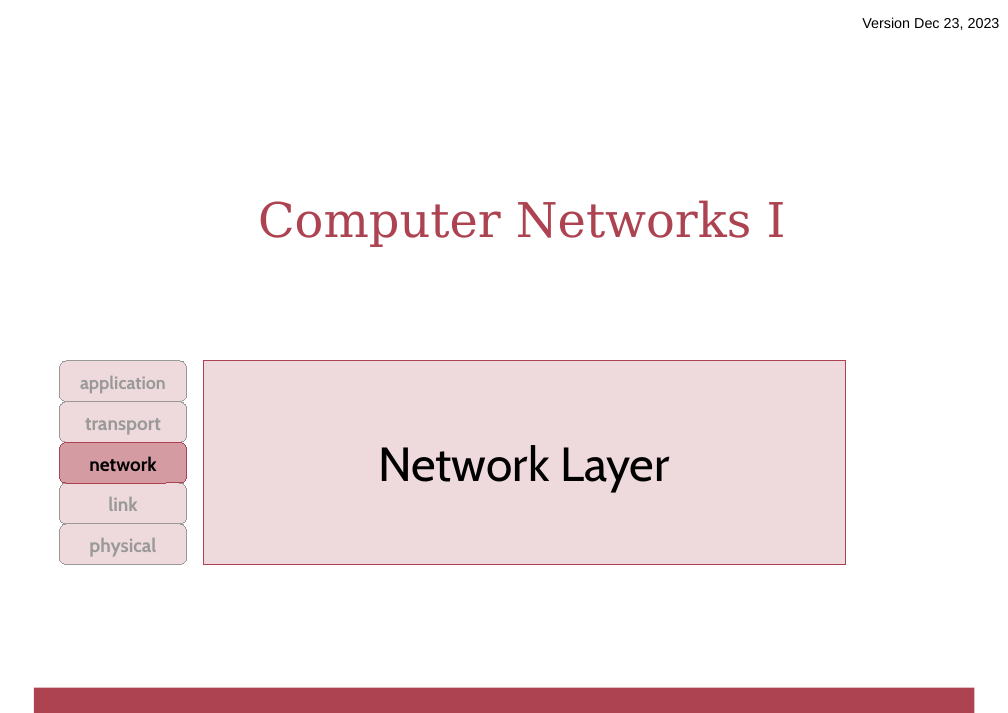
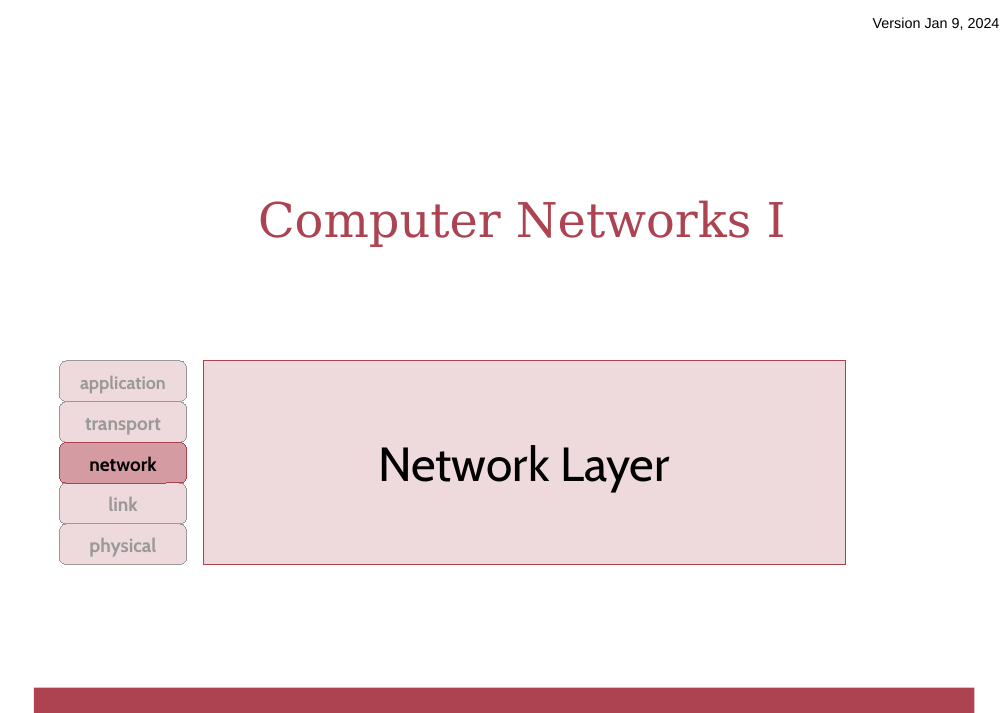
Before and after one commit to cletomartin/redes1, a slide deck: slide 1 of slides/network.odp. Drawn at 1008x713 pixels with LibreOffice and Linux fonts; fonts in the diff are those of the drawing; background and template pictures are left out. Boxes give left, top, right and bottom in pixels: in the first picture for what was removed or moved away, otherwise in the second. Text is boxed around its words. In the diff, an @@ line names an element or a change of style, - is before the commit and + after.

```diff
--- a/slides/network.odp
+++ b/slides/network.odp
@@ text at bbox=[873, 17, 1000, 30]: text changed @@
-Version Dec 23, 2023
+Version Jan 9, 2024
```
Also in this commit, not shown: 5 other slides changed, 1 other file.
